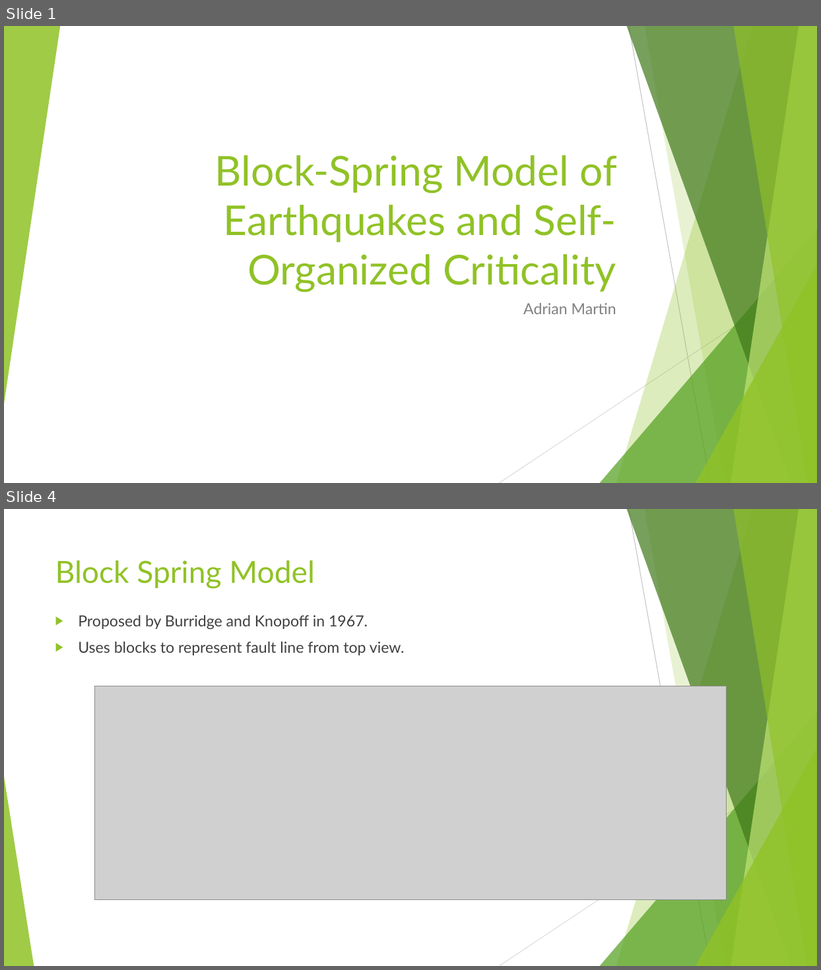
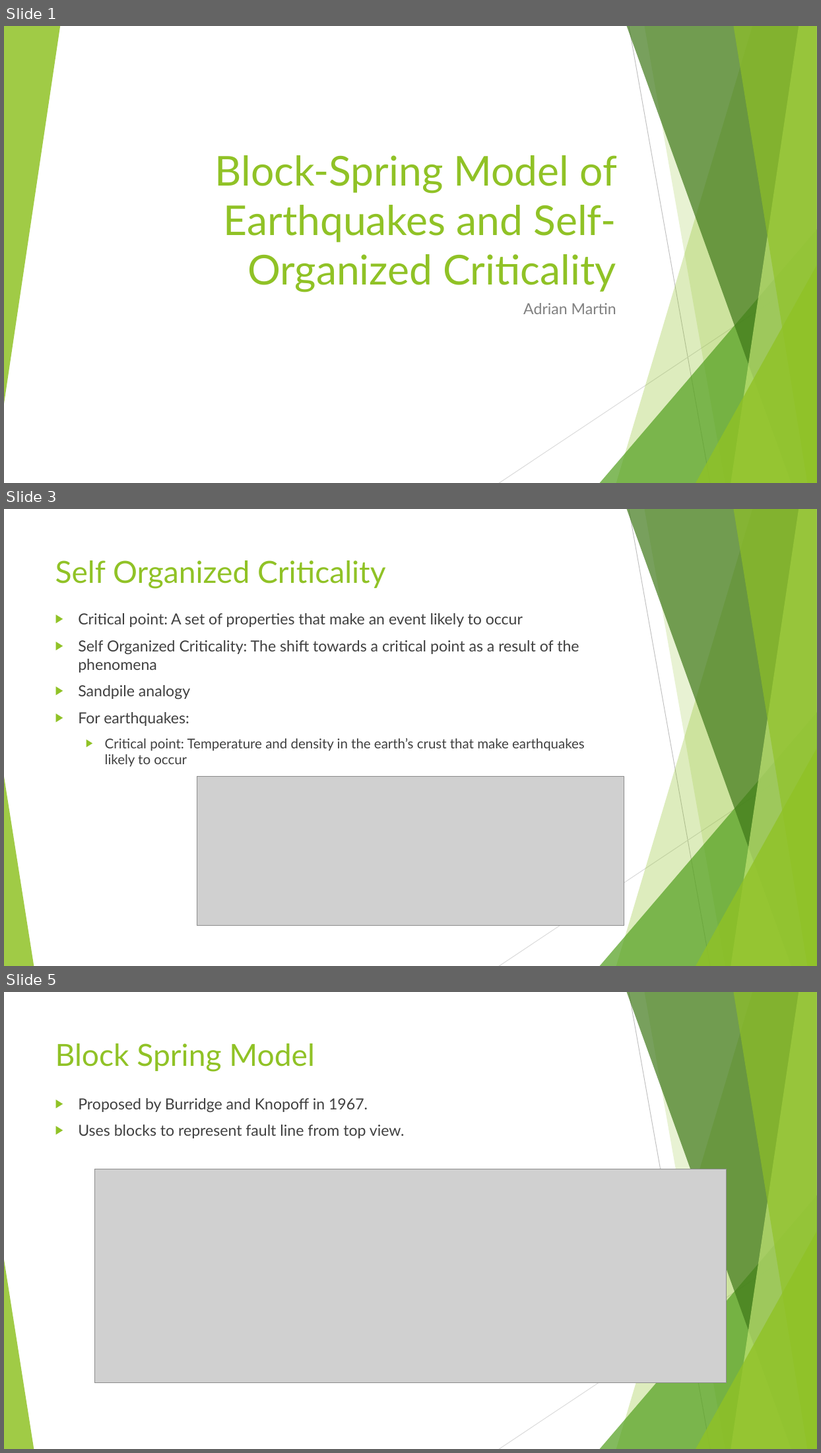
Before and after one commit to aMartin6/Final_Project, a slide deck: Earthquake Presentation.pptx. Shown one above the other, each under a label of ours: slides 1 and 4 before the commit, slides 1, 3 and 5 after it; the slides between them are not shown. The pictures are 821x970 and 821x1453 pixels, drawn with LibreOffice and Linux fonts; fonts in the diff are those of the drawing; grey boxes stand for pictures. Boxes give left, top, right and bottom in pixels: in the first picture for what was removed or moved away, otherwise in the second. Text is boxed around its words. In the diff, an @@ line names an element or a change of style, - is before the commit and + after.

```diff
--- a/Earthquake Presentation.pptx
+++ b/Earthquake Presentation.pptx
@@ slide 3 added at bbox=[4, 509, 817, 966], background #FFFFFF; not listed: 10 template elements that a slide beside it also shows @@
@@ title added at bbox=[55, 560, 385, 589], 36 pt, text #90C226 @@
+Self Organized Criticality
@@ text added at bbox=[78, 613, 585, 767], 18 pt, text #404040 @@
+▶ Critical point: A set of properties that make an event likely to occur
+▶ Self Organized Criticality: The shift towards a critical point as a result of the phenomena
+▶ Sandpile analogy
+▶ For earthquakes:
+  ▶ Critical point: Temperature and density in the earth’s crust that make earthquakes likely to occur
@@ picture added at bbox=[197, 776, 624, 925] @@
@@ what was slide 4 is now slide 5 @@
```
Also in this commit, not shown: 8 slides changed, 2 other slides added, 1 slide removed.
